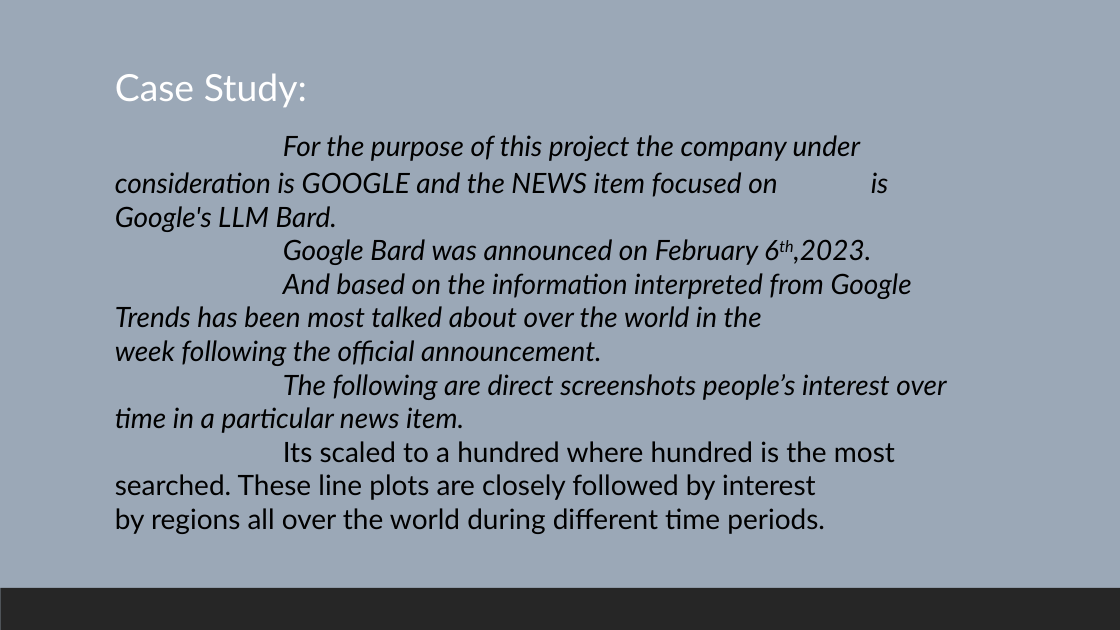
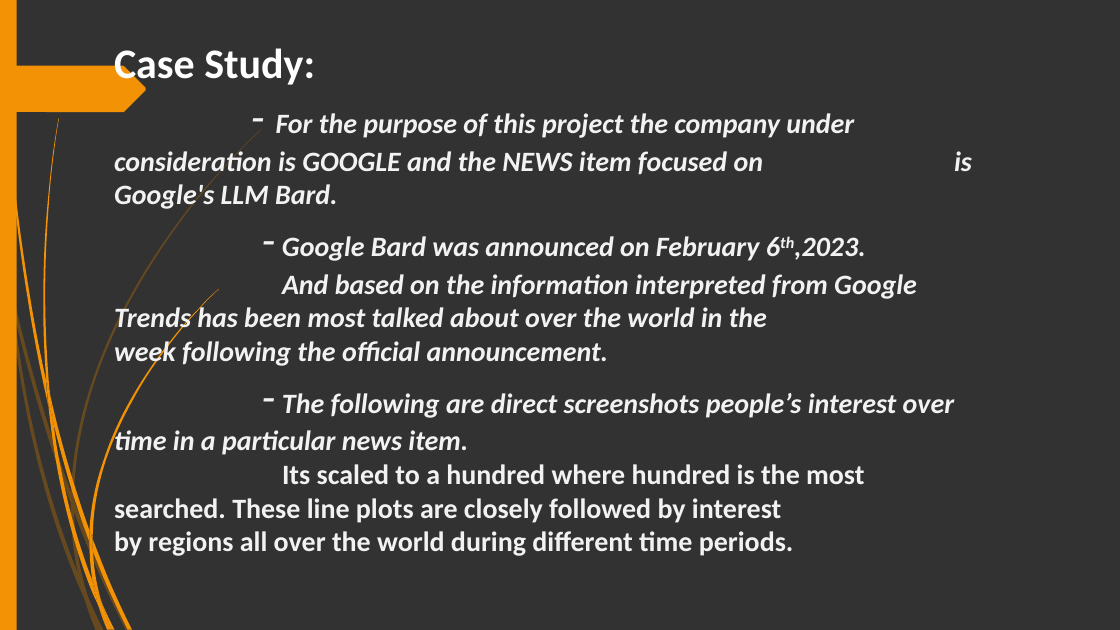
Before and after one commit to V4run-Sharma/IBM_DA_PROJECT, a slide deck: slide 3 of FINAL.pptx. Drawn at 1120x630 pixels with LibreOffice and Linux fonts; fonts in the diff are those of the drawing. Boxes give left, top, right and bottom in pixels: in the first picture for what was removed or moved away, otherwise in the second. Text is boxed around its words. In the diff, an @@ line names an element or a change of style, - is before the commit and + after.

```diff
--- a/FINAL.pptx
+++ b/FINAL.pptx
@@ background #9BA8B7 to #323232 @@
@@ rectangle added at [0, 0, 17, 630], fill #F29204 @@
@@ text "Case Study:": place and size @@
-text "Case Study:" at [115, 73, 946, 534]
+text "Case Study:" at [114, 48, 954, 556]
@@ text at [114, 48, 917, 556]: size 32 to 36 pt in "Case Study:"; font Lato to Calibri, bold on in "Case Study:", "And based on the information interpreted from ...", "Its scaled to a hundred where hundred ..."; text colour #000000 to #F2F2F2 in "And based on the information interpreted from ...", "Its scaled to a hundred where hundred ..." @@
@@ freeform shape added at [0, 66, 146, 112], fill #F29204 @@
@@ text at [114, 113, 865, 261]: text changed; font Lato to Calibri; text colour #000000 to #F2F2F2; bold on @@
-For the purpose of this project the company under consideration is GOOGLE and the NEWS item focused on is Google's LLM Bard.
-Google Bard was announced on February 6th,2023.
+- For the purpose of this project the company under consideration is GOOGLE and the NEWS item focused on is Google's LLM Bard.
+- Google Bard was announced on February 6th,2023.
@@ text at [114, 393, 954, 455]: text changed; font Lato to Calibri; text colour #000000 to #F2F2F2; bold on @@
-The following are direct screenshots people’s interest over time in a particular news item.
+- The following are direct screenshots people’s interest over time in a particular news item.
@@ rectangle removed at [0, 588, 1120, 630] @@
@@ group added at [0, 129, 262, 630]: 10 freeform shapes @@
@@ group added at [3, 0, 218, 630]: 12 freeform shapes @@
```
Also in this commit, not shown: 12 other slides changed.
